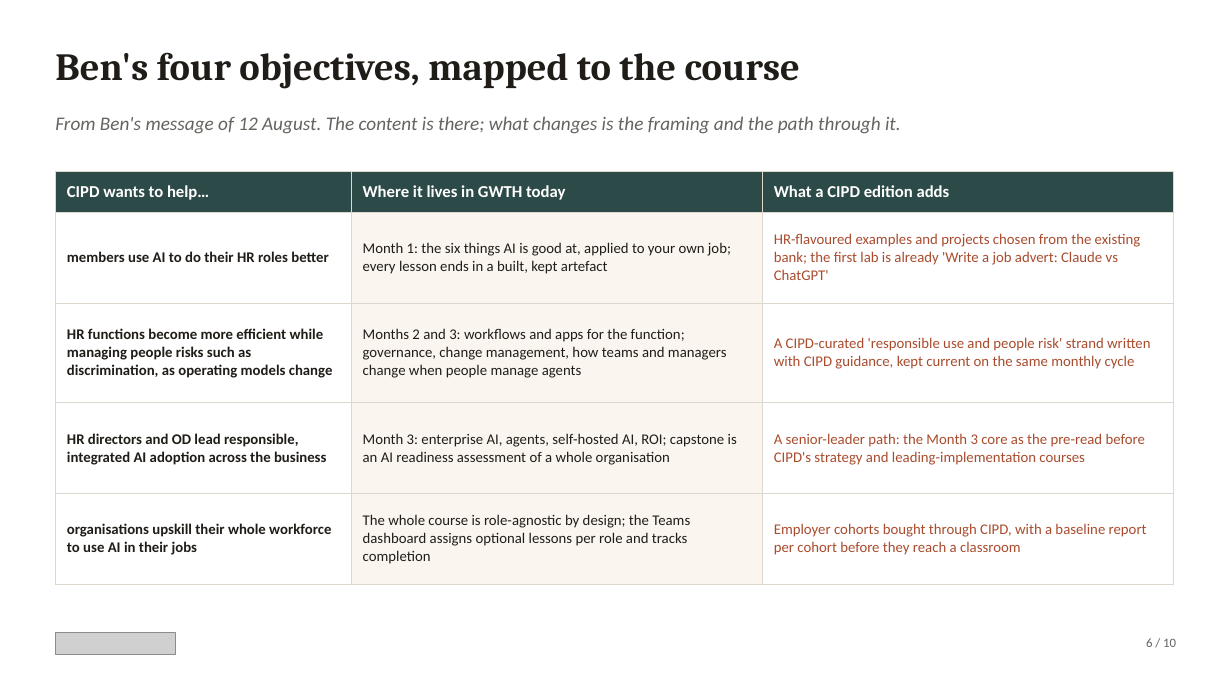
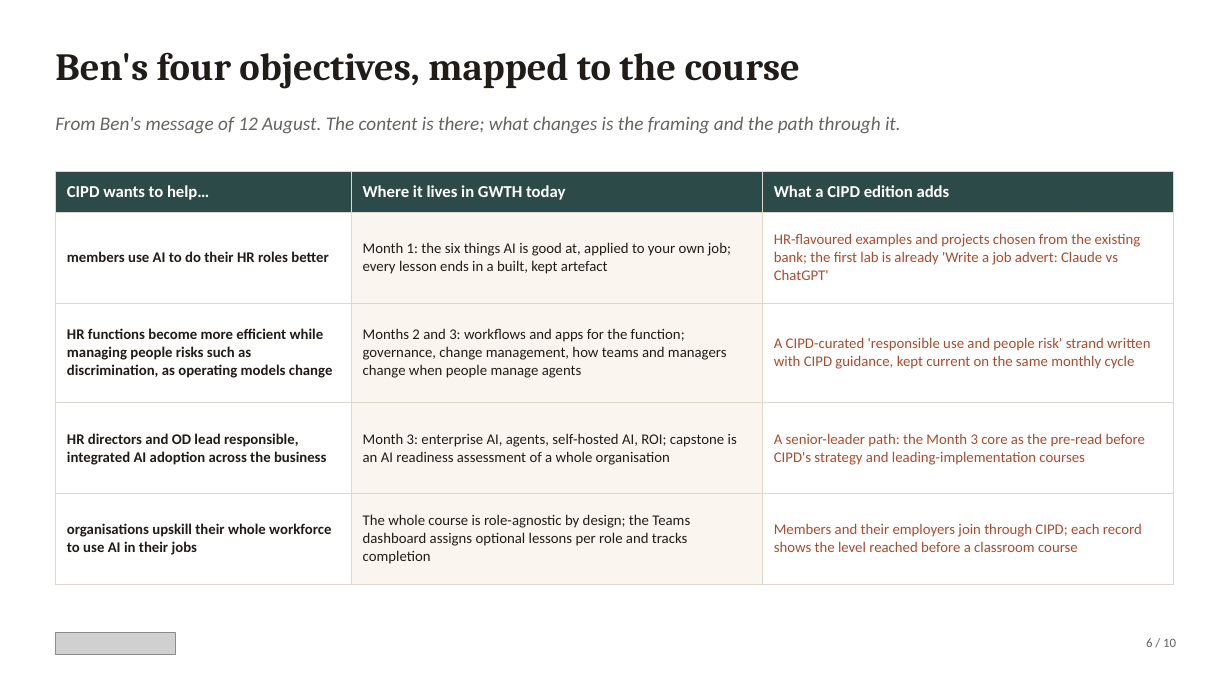
Before and after one commit to David-ACG/gwth-v2, a slide deck: slide 6 of CIPD/deck/GWTH-CIPD-2026-08-20.pptx. Drawn at 1232x693 pixels with LibreOffice and Linux fonts; fonts in the diff are those of the drawing; grey boxes stand for pictures. Boxes give left, top, right and bottom in pixels: in the first picture for what was removed or moved away, otherwise in the second. Text is boxed around its words. In the diff, an @@ line names an element or a change of style, - is before the commit and + after.

```diff
--- a/CIPD/deck/GWTH-CIPD-2026-08-20.pptx
+++ b/CIPD/deck/GWTH-CIPD-2026-08-20.pptx
@@ table at box(55, 171, 1174, 568) @@
-row 5, column 3: Employer cohorts bought through CIPD, with a baseline report per cohort before they reach a classroom
+row 5, column 3: Members and their employers join through CIPD; each record shows the level reached before a classroom course
```
Also in this commit, not shown: 3 other slides changed, 5 other files.
